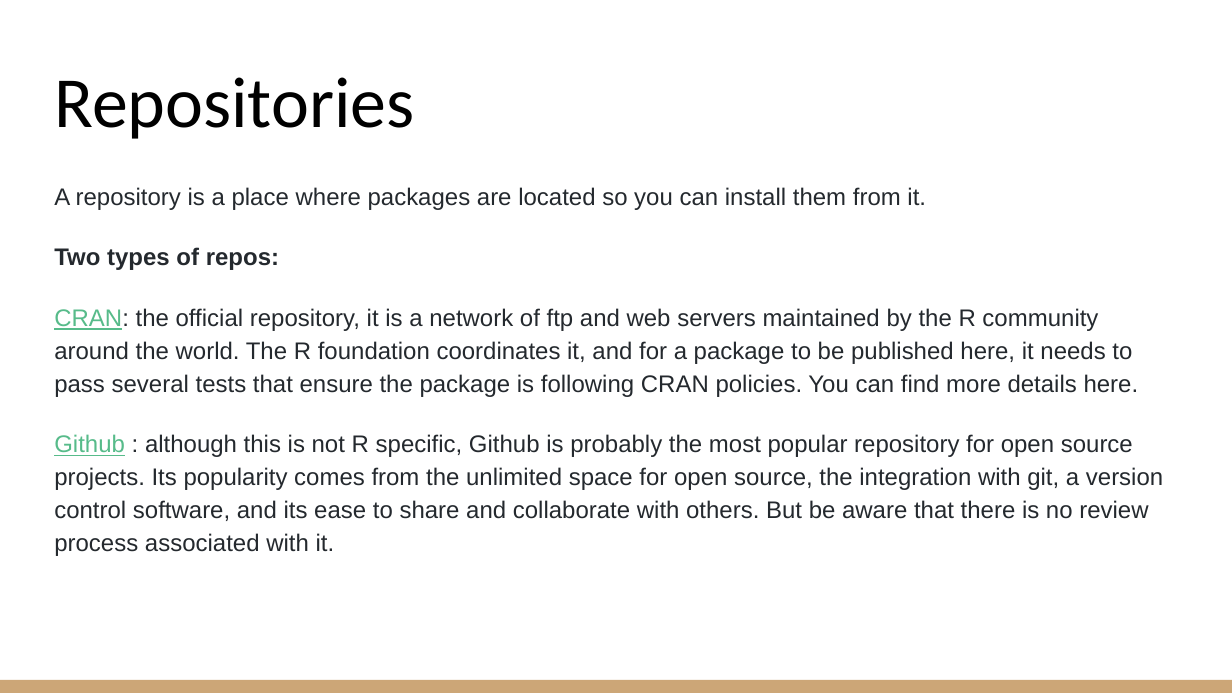
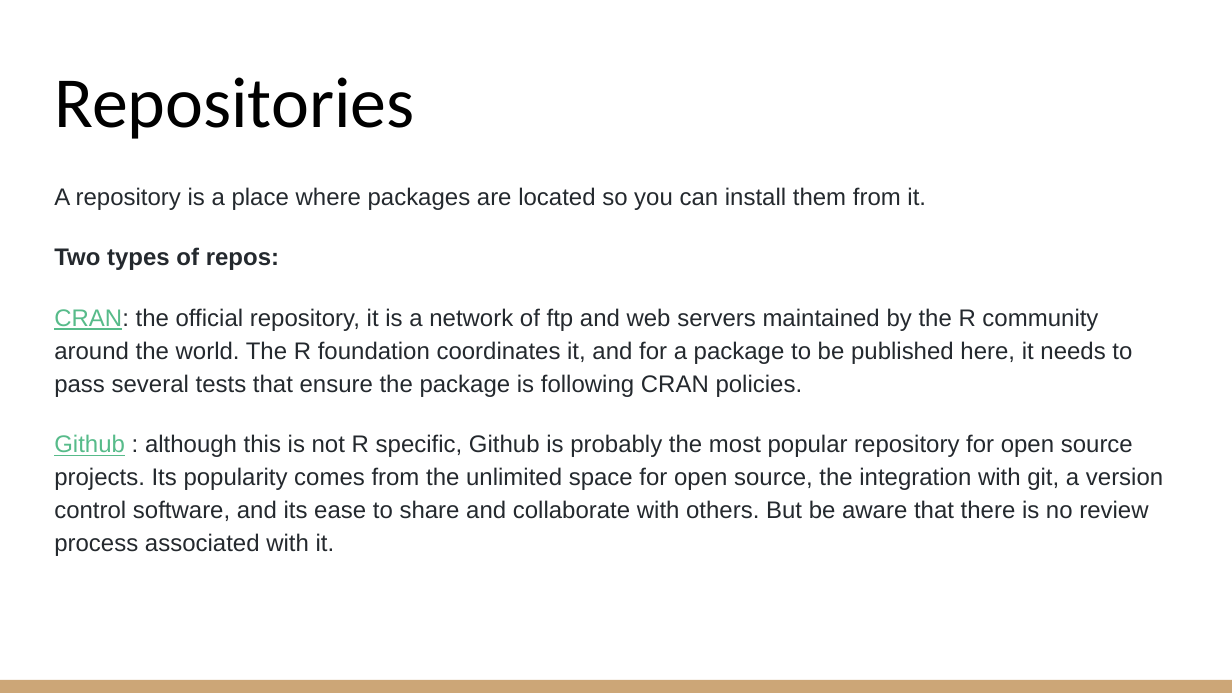
Before and after one commit to ngathan/DataMiningS2020, a slide deck: slide 7 of Week5/Data Mining_W4_Cleaning.pptx. Drawn at 1232x693 pixels with LibreOffice and Linux fonts; fonts in the diff are those of the drawing. Boxes give left, top, right and bottom in pixels: in the first picture for what was removed or moved away, otherwise in the second. Text is boxed around its words. In the diff, an @@ line names an element or a change of style, - is before the commit and + after.

Commit message:
minor changes

```diff
--- a/Week5/Data Mining_W4_Cleaning.pptx
+++ b/Week5/Data Mining_W4_Cleaning.pptx
@@ text at box(54, 308, 1132, 397): text changed @@
-CRAN: the official repository, it is a network of ftp and web servers maintained by the R community around the world. The R foundation coordinates it, and for a package to be published here, it needs to pass several tests that ensure the package is following CRAN policies. You can find more details here.
+CRAN: the official repository, it is a network of ftp and web servers maintained by the R community around the world. The R foundation coordinates it, and for a package to be published here, it needs to pass several tests that ensure the package is following CRAN policies.
```
